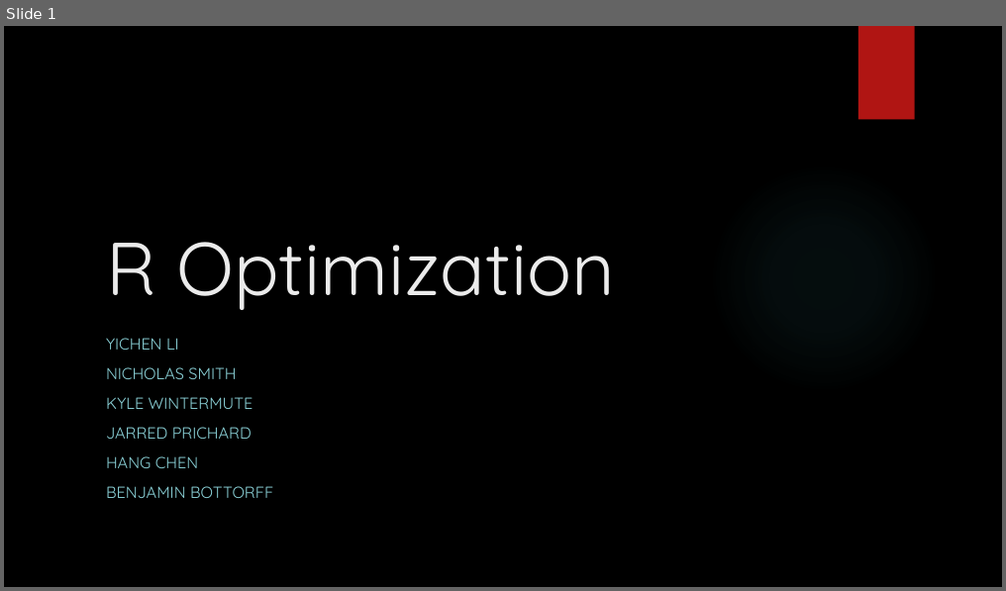
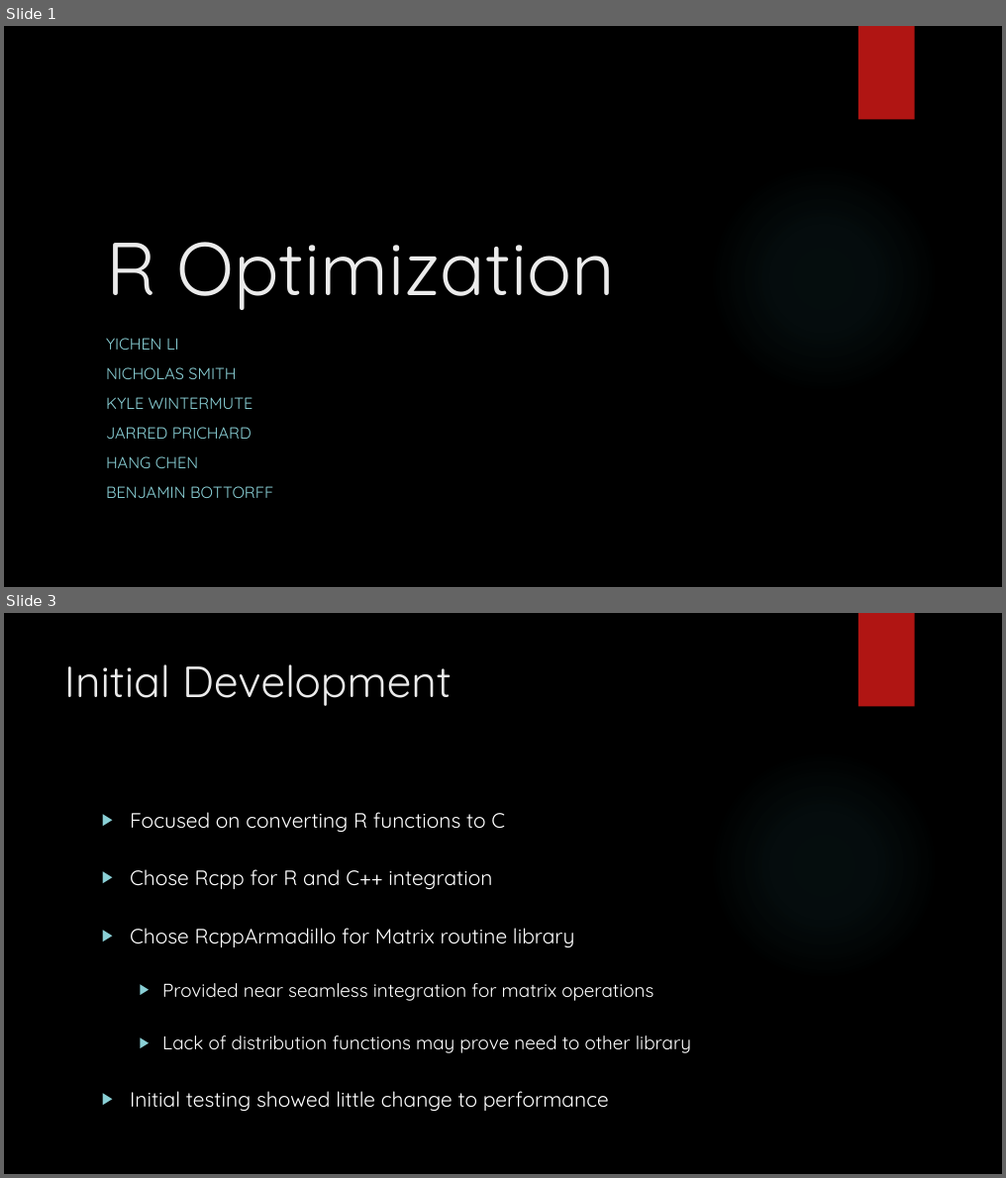
Before and after one commit to KWintermute/smp-project, a slide deck: se2presentation.pptx. Shown one above the other, each under a label of ours: slide 1 before the commit, slides 1 and 3 after it; the slides between them are not shown. The pictures are 1006x591 and 1006x1178 pixels, drawn with LibreOffice and Linux fonts; fonts in the diff are those of the drawing; background and template pictures are left out. Boxes give left, top, right and bottom in pixels: in the first picture for what was removed or moved away, otherwise in the second. Text is boxed around its words. In the diff, an @@ line names an element or a change of style, - is before the commit and + after.

Commit message:
Updated PowerPoint
Took into consideration the parallelization, minor other changes.

```diff
--- a/se2presentation.pptx
+++ b/se2presentation.pptx
@@ slide 3 added at (4,613,1002,1174), background picture (left out); not listed: 2 template elements that a slide beside it also shows @@
@@ title added at (64,664,451,706), 42 pt, text #EBEBEB @@
+Initial Development
@@ text added at (130,812,691,1112), 20 pt, text #FFFFFF @@
+▶ Focused on converting R functions to C
+▶ Chose Rcpp for R and C++ integration
+▶ Chose RcppArmadillo for Matrix routine library
+  ▶ Provided near seamless integration for matrix operations
+  ▶ Lack of distribution functions may prove need to other library
+▶ Initial testing showed little change to performance
```
Also in this commit, not shown: 1 slide changed, 5 other slides added, 4 slides removed.
